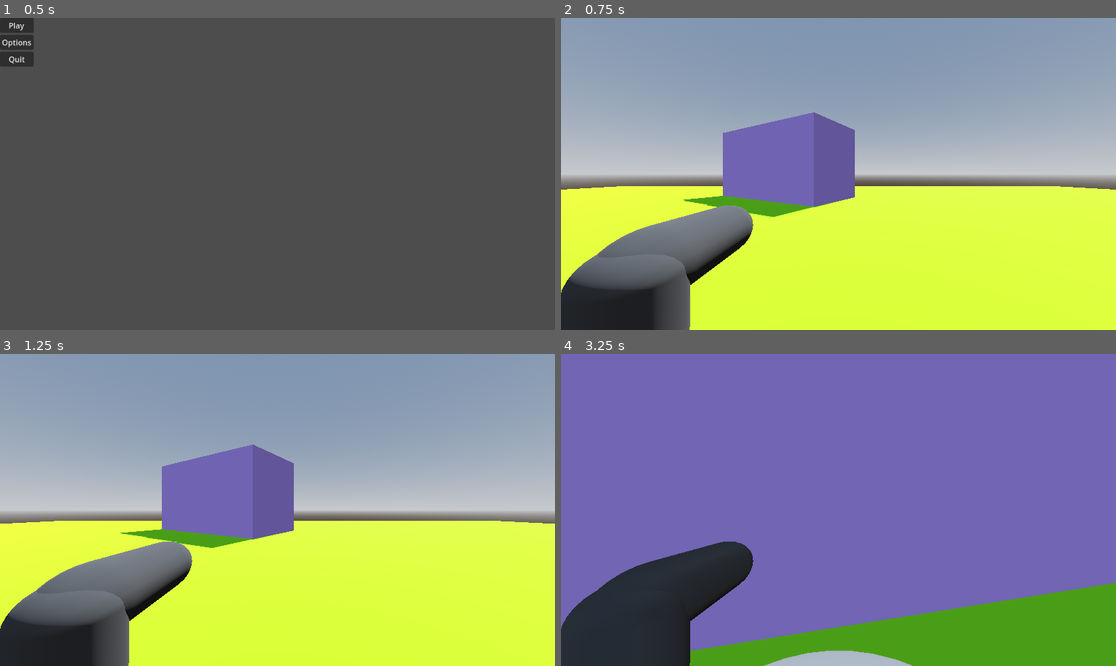
Above: before the commit, frames 1-4 (two rows, left to right).
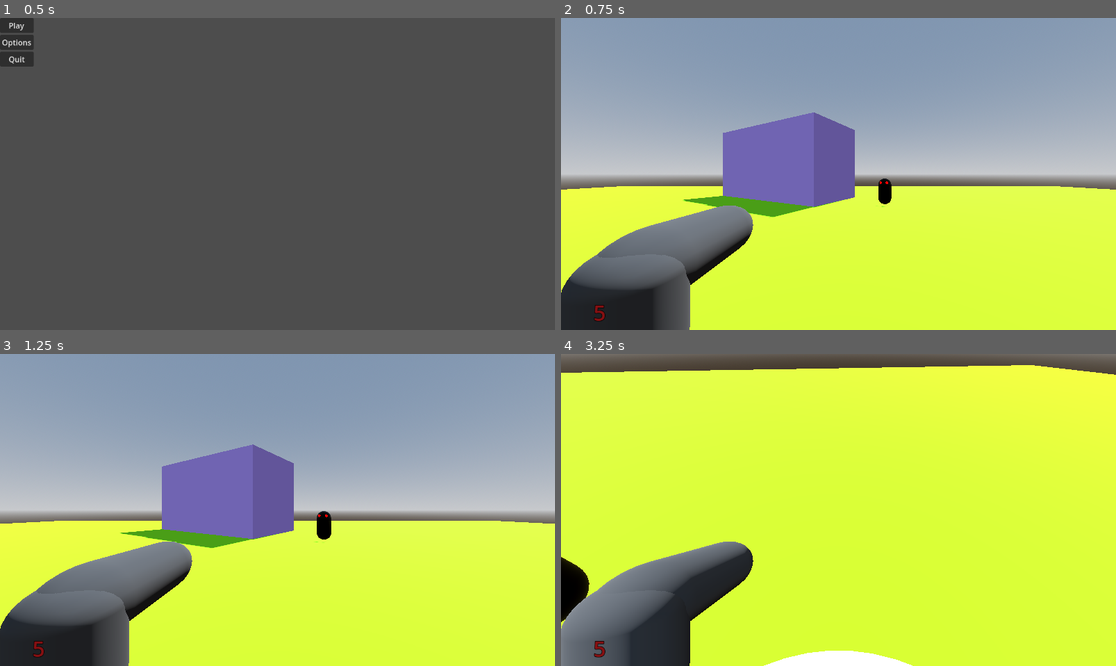
Above: after the commit, the same moments.

Repository: covmoore/potions_and_arsenals
Game: Godot game, scene res://scenes/MainMenu.tscn
Two runs of this game, one before a commit and one after it. Both use one fixed random seed, a clock stepped at 60 frames per second and the inputs below.
Inputs (mouse positions are in pixels of both pictures, inside the frame that each line leads up to):
- Up to frame 1 (0.5 s): no input
- Up to frame 2 (0.75 s): click "Play" at 0.5 s
- Up to frame 3 (1.25 s): no input
- Up to frame 4 (3.25 s): tap Enter at 1.25 s; move the mouse to (866, 510) at 1.27 s; hold W (move_forward) from 1.28 s (still down); click (866, 510) at 1.35 s; tap Space (jump) at 1.52, 1.55, 1.82, 2.1, 2.27, 2.57, 3.05 s; move the mouse to (810, 510) at 2.02 s; click (810, 510) at 2.3 s; move the mouse to (849, 503) at 2.77 s; click (849, 503) at 2.85 s

Frame 1 is identical in both runs. In frame 2, 0.2% of the frame differs, in the area x 6-60%, y 51-98%; in frame 3, 0.3%; in frame 4, 96%, in the area x 0-100%, y 0-100%.

Commit message:
feat: basic enemy (#3)
* creating basic enemy script

* basic enemy can now kill you

Diff:
--- a/handlers/Player.gd
+++ b/handlers/Player.gd
@@ -4,12 +4,17 @@
 const SPEED = 5.0
 const JUMP_VELOCITY = 4.5
 const SENSITIVITY = 0.003
+var isAlive = true
+var health = 5
 var mouse_mode = "captured"
 
 # Get the gravity from the project settings to be synced with RigidBody nodes.
 var gravity = ProjectSettings.get_setting("physics/3d/default_gravity")
 var bullet = load("res://model_scenes/handgun_projectile.tscn")
 var bullet_instance
+
+signal player_hit
+signal player_died
 
 @onready var head = $Head
 @onready var camera = $Head/Camera3D
@@ -20,7 +25,7 @@
 	Input.set_mouse_mode(Input.MOUSE_MODE_CAPTURED)
 
 func _unhandled_input(event):
-	if event is InputEventMouseMotion:
+	if event is InputEventMouseMotion and isAlive == true:
 		head.rotate_y(-event.relative.x * SENSITIVITY)
 		camera.rotate_x(-event.relative.y * SENSITIVITY)
 		camera.rotation.x = clamp(camera.rotation.x, deg_to_rad(-45), deg_to_rad(60))
@@ -39,26 +44,35 @@
 		velocity.y -= gravity * delta
 
 	# Handle jump.
-	if Input.is_action_just_pressed("jump") and is_on_floor():
-		velocity.y = JUMP_VELOCITY
+	if isAlive == true:
+		if Input.is_action_just_pressed("jump") and is_on_floor():
+			velocity.y = JUMP_VELOCITY
 
-	# Get the input direction and handle the movement/deceleration.
-	# As good practice, you should replace UI actions with custom gameplay actions.
-	var input_dir = Input.get_vector("move_left", "move_right", "move_forward", "move_backwards")
-	var direction = (head.transform.basis * Vector3(input_dir.x, 0, input_dir.y)).normalized()
-	if direction:
-		velocity.x = direction.x * SPEED
-		velocity.z = direction.z * SPEED
-	else:
-		velocity.x = move_toward(velocity.x, 0, SPEED)
-		velocity.z = move_toward(velocity.z, 0, SPEED)
+		# Get the input direction and handle the movement/deceleration.
+		# As good practice, you should replace UI actions with custom gameplay actions.
+		var input_dir = Input.get_vector("move_left", "move_right", "move_forward", "move_backwards")
+		var direction = (head.transform.basis * Vector3(input_dir.x, 0, input_dir.y)).normalized()
+		if direction:
+			velocity.x = direction.x * SPEED
+			velocity.z = direction.z * SPEED
+		else:
+			velocity.x = move_toward(velocity.x, 0, SPEED)
+			velocity.z = move_toward(velocity.z, 0, SPEED)
 
-	if Input.is_action_just_pressed("shoot"):
-		if !gun_anim.is_playing():
-			gun_anim.play("Shoot")
-			bullet_instance = bullet.instantiate()
-			bullet_instance.position = gun_barrel.global_position
-			bullet_instance.basis = gun_barrel.global_transform.basis
-			get_parent().add_child(bullet_instance)
+		if Input.is_action_just_pressed("shoot"):
+			if !gun_anim.is_playing():
+				gun_anim.play("Shoot")
+				bullet_instance = bullet.instantiate()
+				bullet_instance.position = gun_barrel.global_position
+				bullet_instance.basis = gun_barrel.global_transform.basis
+				get_parent().add_child(bullet_instance)
 
-	move_and_slide()
+		move_and_slide()
+
+func hit(dmg):
+	health -= dmg
+	emit_signal("player_hit", health)
+	if health <= 0:
+		health = 0
+		isAlive = false
+		emit_signal("player_died")
--- a/handlers/handgun_projectile.gd
+++ b/handlers/handgun_projectile.gd
@@ -17,6 +17,9 @@
 	if ray.is_colliding():
 		mesh.visible = false
 		particles.emitting = true
+		ray.enabled = false
+		if ray.get_collider().is_in_group("enemy"):
+			ray.get_collider().hit(1)
 		await get_tree().create_timer(1.0).timeout
 		queue_free()
 
--- /dev/null
+++ b/model_scenes/enemy.gd
@@ -0,0 +1,37 @@
+extends CharacterBody3D
+
+var health = 5
+const SPEED = 3.0
+const ATTACK_RANGE = 1
+var last_attacked = 0
+const HIT_SPEED = 2000
+
+var player = null
+@export var player_path : NodePath
+
+@onready var nav_agent = $NavigationAgent3D
+@onready var collider = $CollisionShape3D
+
+
+func _ready():
+	player = get_node(player_path)
+
+func _process(delta):
+	velocity = Vector3.ZERO
+	nav_agent.set_target_position(player.global_transform.origin)
+	var next_nav_point = nav_agent.get_next_path_position()
+	velocity = (next_nav_point - global_transform.origin).normalized() * SPEED
+	move_and_slide()
+	if _target_in_range():
+		var current_time = Time.get_ticks_msec()
+		if abs(current_time - last_attacked) > HIT_SPEED:
+			player.hit(1)
+			last_attacked = Time.get_ticks_msec()
+
+func _target_in_range():
+	return global_position.distance_to(player.global_position) < ATTACK_RANGE
+
+func hit(dmg):
+	health -= dmg
+	if(health <= 0):
+		queue_free()
--- a/model_scenes/handgun_projectile.tscn
+++ b/model_scenes/handgun_projectile.tscn
@@ -12,7 +12,6 @@
 material = SubResource("StandardMaterial3D_oyx2s")
 
 [sub_resource type="ParticleProcessMaterial" id="ParticleProcessMaterial_juvny"]
-inherit_velocity_ratio = -0.625
 direction = Vector3(0, 0, 1)
 initial_velocity_min = 3.0
 initial_velocity_max = 4.0
@@ -38,9 +37,11 @@
 [node name="RayCast3D" type="RayCast3D" parent="."]
 transform = Transform3D(1, 0, 0, 0, 1, 0, 0, 0, 0.473955, 0, 0, 0.0796404)
 target_position = Vector3(0, 0, -1)
+collide_with_areas = true
 
 [node name="GPUParticles3D" type="GPUParticles3D" parent="."]
 transform = Transform3D(1, 0, 0, 0, 1, 0, 0, 0, 1, 0.00389647, -0.0128397, -0.381815)
+emitting = false
 explosiveness = 1.0
 process_material = SubResource("ParticleProcessMaterial_juvny")
 draw_pass_1 = SubResource("SphereMesh_55va6")
--- /dev/null
+++ b/model_scenes/temp_enemy.tscn
@@ -0,0 +1,57 @@
+[gd_scene load_steps=7 format=3 uid="uid://driaaxhm5pppt"]
+
+[ext_resource type="Script" path="res://model_scenes/enemy.gd" id="1_v4k3s"]
+
+[sub_resource type="StandardMaterial3D" id="StandardMaterial3D_l1ldu"]
+transparency = 1
+blend_mode = 3
+depth_draw_mode = 2
+albedo_color = Color(0, 0, 0, 1)
+metallic = 1.0
+metallic_specular = 0.0
+roughness = 0.0
+rim_tint = 1.0
+clearcoat_enabled = true
+clearcoat_roughness = 0.0
+refraction_scale = 1.0
+proximity_fade_distance = 0.0
+distance_fade_max_distance = 0.0
+
+[sub_resource type="CapsuleMesh" id="CapsuleMesh_g28yy"]
+material = SubResource("StandardMaterial3D_l1ldu")
+
+[sub_resource type="StandardMaterial3D" id="StandardMaterial3D_pv4mf"]
+albedo_color = Color(1, 0, 0, 1)
+metallic = 1.0
+metallic_specular = 0.0
+emission_enabled = true
+emission = Color(1, 0, 0, 1)
+emission_energy_multiplier = 5.0
+clearcoat_enabled = true
+clearcoat_roughness = 0.0
+
+[sub_resource type="SphereMesh" id="SphereMesh_a2tyq"]
+material = SubResource("StandardMaterial3D_pv4mf")
+radius = 0.1
+height = 0.2
+
+[sub_resource type="CapsuleShape3D" id="CapsuleShape3D_atysc"]
+
+[node name="TempEnemy" type="CharacterBody3D" groups=["enemy"]]
+script = ExtResource("1_v4k3s")
+
+[node name="MeshInstance3D" type="MeshInstance3D" parent="."]
+mesh = SubResource("CapsuleMesh_g28yy")
+
+[node name="MeshInstance3D2" type="MeshInstance3D" parent="."]
+transform = Transform3D(1, 0, 0, 0, 1, 0, 0, 0, 1, 0.217471, 0.674713, 0.385076)
+mesh = SubResource("SphereMesh_a2tyq")
+
+[node name="MeshInstance3D3" type="MeshInstance3D" parent="."]
+transform = Transform3D(1, 0, 0, 0, 1, 0, 0, 0, 1, -0.232626, 0.674713, 0.385076)
+mesh = SubResource("SphereMesh_a2tyq")
+
+[node name="CollisionShape3D" type="CollisionShape3D" parent="."]
+shape = SubResource("CapsuleShape3D_atysc")
+
+[node name="NavigationAgent3D" type="NavigationAgent3D" parent="."]
--- a/scenes/Level1.tscn
+++ b/scenes/Level1.tscn
@@ -1,6 +1,8 @@
-[gd_scene load_steps=16 format=3 uid="uid://buyhvh6k31qu7"]
+[gd_scene load_steps=22 format=3 uid="uid://buyhvh6k31qu7"]
 
 [ext_resource type="Script" path="res://handlers/Player.gd" id="1_8i62a"]
+[ext_resource type="Script" path="res://scenes/world.gd" id="1_aaeb4"]
+[ext_resource type="PackedScene" uid="uid://driaaxhm5pppt" path="res://model_scenes/temp_enemy.tscn" id="1_cs7gb"]
 [ext_resource type="PackedScene" uid="uid://cvv5pwrpajr15" path="res://model_scenes/tem_hand_gun.tscn" id="2_b3gqk"]
 
 [sub_resource type="ProceduralSkyMaterial" id="ProceduralSkyMaterial_f6la6"]
@@ -14,6 +16,25 @@
 background_mode = 2
 sky = SubResource("Sky_bm8if")
 tonemap_mode = 2
+
+[sub_resource type="StandardMaterial3D" id="StandardMaterial3D_ugpae"]
+albedo_color = Color(0.714684, 0.606748, 1, 1)
+
+[sub_resource type="BoxMesh" id="BoxMesh_u445y"]
+material = SubResource("StandardMaterial3D_ugpae")
+
+[sub_resource type="PhysicsMaterial" id="PhysicsMaterial_8los7"]
+
+[sub_resource type="BoxShape3D" id="BoxShape3D_5qdlf"]
+
+[sub_resource type="NavigationMesh" id="NavigationMesh_hr1lv"]
+vertices = PackedVector3Array(-41.1485, 0.3, -34.761, -41.1485, 0.3, 34.739, 41.1515, 0.3, 34.739, 41.1515, 0.3, -34.761)
+polygons = [PackedInt32Array(3, 2, 0), PackedInt32Array(0, 2, 1)]
+cell_size = 0.1
+cell_height = 0.1
+
+[sub_resource type="StandardMaterial3D" id="StandardMaterial3D_6mppw"]
+albedo_color = Color(0.454986, 0.809785, 0, 1)
 
 [sub_resource type="StandardMaterial3D" id="StandardMaterial3D_2ta2s"]
 
@@ -31,27 +52,52 @@
 [sub_resource type="SphereMesh" id="SphereMesh_24ban"]
 material = SubResource("StandardMaterial3D_eti20")
 
-[sub_resource type="StandardMaterial3D" id="StandardMaterial3D_6mppw"]
-albedo_color = Color(0.454986, 0.809785, 0, 1)
+[sub_resource type="LabelSettings" id="LabelSettings_cxgmt"]
+font_size = 46
+font_color = Color(0.53, 0.0636, 0.0713732, 1)
+outline_size = 4
+outline_color = Color(0, 0, 0, 1)
+shadow_size = 0
+shadow_color = Color(1, 1, 1, 0)
 
-[sub_resource type="StandardMaterial3D" id="StandardMaterial3D_ugpae"]
-albedo_color = Color(0.714684, 0.606748, 1, 1)
-
-[sub_resource type="BoxMesh" id="BoxMesh_u445y"]
-material = SubResource("StandardMaterial3D_ugpae")
-
-[sub_resource type="BoxShape3D" id="BoxShape3D_4qam7"]
+[sub_resource type="LabelSettings" id="LabelSettings_eqxe0"]
+font_size = 72
+font_color = Color(0.45, 0, 0.00749989, 1)
+outline_size = 5
+outline_color = Color(0, 0, 0, 1)
 
 [node name="World" type="Node3D"]
+script = ExtResource("1_aaeb4")
 
-[node name="DirectionalLight3D" type="DirectionalLight3D" parent="."]
-transform = Transform3D(-0.866023, -0.433016, 0.250001, 0, 0.499998, 0.866027, -0.500003, 0.749999, -0.43301, 0, 0, 0)
+[node name="Map" type="Node3D" parent="."]
+
+[node name="DirectionalLight3D" type="DirectionalLight3D" parent="Map"]
+transform = Transform3D(-0.866024, -0.433016, 0.250001, 0, 0.499998, 0.866026, -0.500003, 0.749999, -0.43301, 0, 0, 0)
 shadow_enabled = true
 
-[node name="WorldEnvironment" type="WorldEnvironment" parent="."]
+[node name="WorldEnvironment" type="WorldEnvironment" parent="Map"]
 environment = SubResource("Environment_quc4e")
 
-[node name="Player" type="CharacterBody3D" parent="."]
+[node name="MeshInstance3D3" type="MeshInstance3D" parent="Map"]
+transform = Transform3D(-3.40319, 0, -10.6681, 0, 7.1066, 0, 5.4136, 0, -6.70634, -5.38735, 3.30178, -19.7423)
+mesh = SubResource("BoxMesh_u445y")
+skeleton = NodePath("")
+
+[node name="StaticBody3D" type="StaticBody3D" parent="Map/MeshInstance3D3"]
+physics_material_override = SubResource("PhysicsMaterial_8los7")
+
+[node name="CollisionShape3D" type="CollisionShape3D" parent="Map/MeshInstance3D3/StaticBody3D"]
+shape = SubResource("BoxShape3D_5qdlf")
+
+[node name="NavigationRegion3D" type="NavigationRegion3D" parent="Map"]
+navigation_mesh = SubResource("NavigationMesh_hr1lv")
+
+[node name="CSGBox3D" type="CSGBox3D" parent="Map/NavigationRegion3D"]
+transform = Transform3D(83.2971, 0, 0, 0, 0.2, 0, 0, 0, 70.522, 0, 0, 0)
+use_collision = true
+material = SubResource("StandardMaterial3D_6mppw")
+
+[node name="Player" type="CharacterBody3D" parent="." groups=["player"]]
 transform = Transform3D(1, 0, 0, 0, 1, 0, 0, 0, 1, 0, 1.5, 0)
 script = ExtResource("1_8i62a")
 
@@ -84,31 +130,51 @@
 transform = Transform3D(0.205, 0, 0, 0, 0.205, 0, 0, 0, 0.205, -0.287545, 0.157747, -0.345994)
 mesh = SubResource("SphereMesh_24ban")
 
-[node name="CSGBox3D" type="CSGBox3D" parent="."]
-transform = Transform3D(83.2971, 0, 0, 0, 0.2, 0, 0, 0, 70.522, 0, 0, 0)
-use_collision = true
-material = SubResource("StandardMaterial3D_6mppw")
+[node name="TempEnemy" parent="." instance=ExtResource("1_cs7gb")]
+transform = Transform3D(-0.974668, 0, -0.223658, 0, 1, 0, 0.223658, 0, -0.974668, 0, 1.10625, 13.1442)
+player_path = NodePath("../Player")
 
-[node name="MeshInstance3D" type="MeshInstance3D" parent="."]
-transform = Transform3D(3.55029, 0, 0, 0, 8.34726, 0, 0, 0, 12.8711, 12.5576, 3.99343, 0)
-mesh = SubResource("BoxMesh_u445y")
-skeleton = NodePath("CollisionShape3D")
+[node name="TempEnemy2" parent="." instance=ExtResource("1_cs7gb")]
+transform = Transform3D(-0.391695, 0, -0.920095, 0, 1, 0, 0.920095, 0, -0.391695, 11.0141, 1.10625, 9.16435)
+player_path = NodePath("../Player")
 
-[node name="CollisionShape3D" type="CollisionShape3D" parent="MeshInstance3D"]
-shape = SubResource("BoxShape3D_4qam7")
+[node name="TempEnemy3" parent="." instance=ExtResource("1_cs7gb")]
+transform = Transform3D(0.520399, 0, -0.853924, 0, 1, 0, 0.853924, 0, 0.520399, 18.1917, 0.942921, -7.18677)
+player_path = NodePath("../Player")
 
-[node name="MeshInstance3D2" type="MeshInstance3D" parent="."]
-transform = Transform3D(2.87596, 0, -14.6516, 0, 4.97429, 0, 4.67883, 0, 9.00596, 11.4172, 2.67307, 18.212)
-mesh = SubResource("BoxMesh_u445y")
-skeleton = NodePath("CollisionShape3D")
+[node name="TempEnemy4" parent="." instance=ExtResource("1_cs7gb")]
+transform = Transform3D(0.921335, 0, -0.38877, 0, 1, 0, 0.38877, 0, 0.921335, 3.71624, 0.942921, -15.3612)
+player_path = NodePath("../Player")
 
-[node name="CollisionShape3D" type="CollisionShape3D" parent="MeshInstance3D2"]
-shape = SubResource("BoxShape3D_4qam7")
+[node name="Control" type="Control" parent="."]
+layout_mode = 3
+anchors_preset = 0
+offset_right = 1152.0
+offset_bottom = 648.0
+mouse_filter = 1
 
-[node name="MeshInstance3D3" type="MeshInstance3D" parent="."]
-transform = Transform3D(-3.40319, 0, -10.6681, 0, 7.1066, 0, 5.4136, 0, -6.70634, -5.38735, 3.30178, -19.7423)
-mesh = SubResource("BoxMesh_u445y")
-skeleton = NodePath("CollisionShape3D")
+[node name="healthTxt" type="Label" parent="Control"]
+layout_mode = 0
+offset_top = 576.0
+offset_right = 160.0
+offset_bottom = 646.0
+text = "5
+"
+label_settings = SubResource("LabelSettings_cxgmt")
+horizontal_alignment = 1
+vertical_alignment = 1
 
-[node name="CollisionShape3D" type="CollisionShape3D" parent="MeshInstance3D3"]
-shape = SubResource("BoxShape3D_4qam7")
+[node name="gameOverTxt" type="Label" parent="Control"]
+visible = false
+layout_mode = 0
+offset_left = 356.0
+offset_top = 264.0
+offset_right = 824.0
+offset_bottom = 366.0
+text = "You died lol"
+label_settings = SubResource("LabelSettings_eqxe0")
+horizontal_alignment = 1
+vertical_alignment = 1
+
+[connection signal="player_died" from="Player" to="." method="_on_player_player_died"]
+[connection signal="player_hit" from="Player" to="." method="_on_player_player_hit"]
--- /dev/null
+++ b/scenes/world.gd
@@ -0,0 +1,21 @@
+extends Node3D
+
+@onready var health_UI = $Control/healthTxt
+@onready var game_over_UI = $Control/gameOverTxt
+
+# Called when the node enters the scene tree for the first time.
+func _ready():
+	pass # Replace with function body.
+
+
+# Called every frame. 'delta' is the elapsed time since the previous frame.
+func _process(delta):
+	pass
+
+
+func _on_player_player_hit(dmg):
+	health_UI.text = "%1d" % dmg
+
+
+func _on_player_player_died():
+	game_over_UI.visible = true
